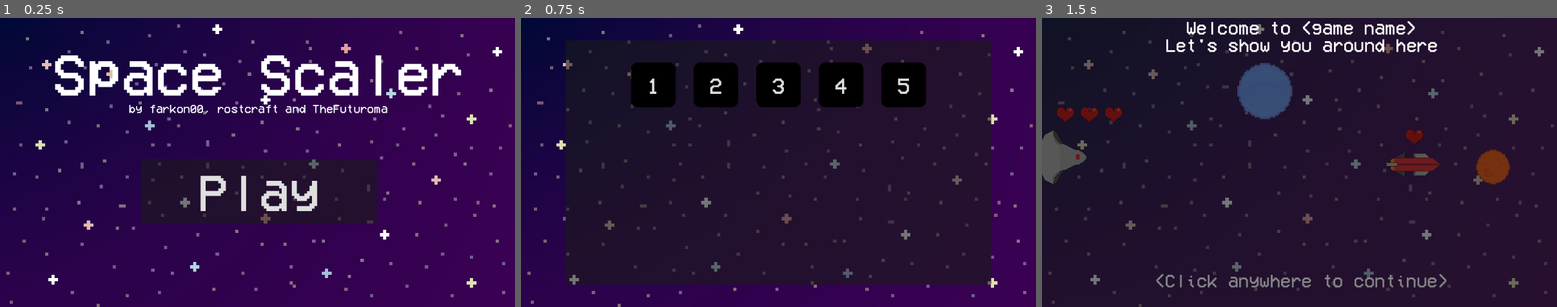
Above: before the commit, frames 1-3 (left to right).
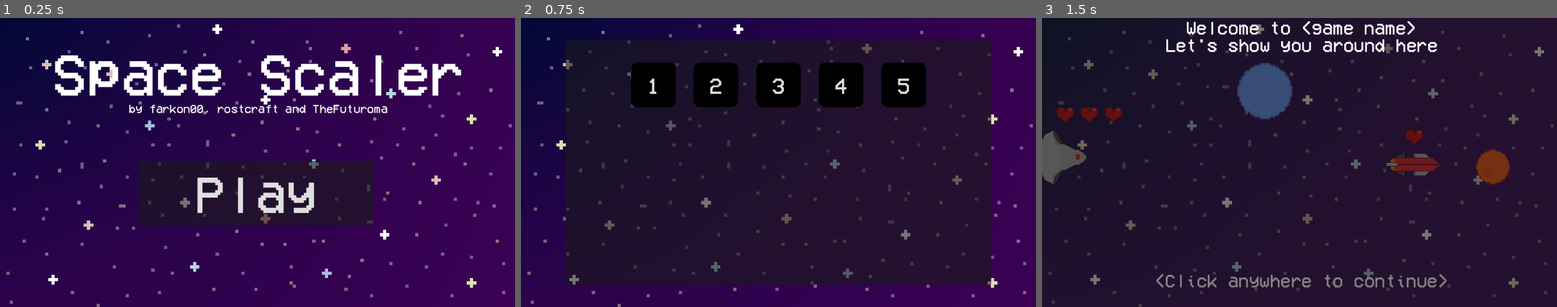
Above: after the commit, the same moments.

Repository: farkon00/GMTK2024
Game: Godot game, scene res://Main.tscn
The game is run twice, just before and just after one commit, with the same random seed, the same clock (stepped at 60 frames per second) and the same inputs.
Inputs:
- Up to frame 1 (0.25 s): no input
- Up to frame 2 (0.75 s): click "Play" at 0.5 s
- Up to frame 3 (1.5 s): click "1" at 1.25 s

The runs differ from the first frame. In frame 1, 1.8% of the frame differs, in the area x 26-74%, y 48-72%; in frame 2, nothing differs; in frame 3, nothing differs.

Commit message:
centering play button a bit

Diff:
--- a/Main.tscn
+++ b/Main.tscn
@@ -237,10 +237,10 @@
 
 [node name="Button" type="Button" parent="GameManager/MainMenuUI"]
 layout_mode = 0
-offset_left = 316.0
-offset_top = 316.0
-offset_right = 843.0
-offset_bottom = 461.0
+offset_left = 309.0
+offset_top = 320.0
+offset_right = 836.0
+offset_bottom = 465.0
 theme_override_fonts/font = ExtResource("6_gj6jp")
 theme_override_font_sizes/font_size = 116
 text = "Play"
